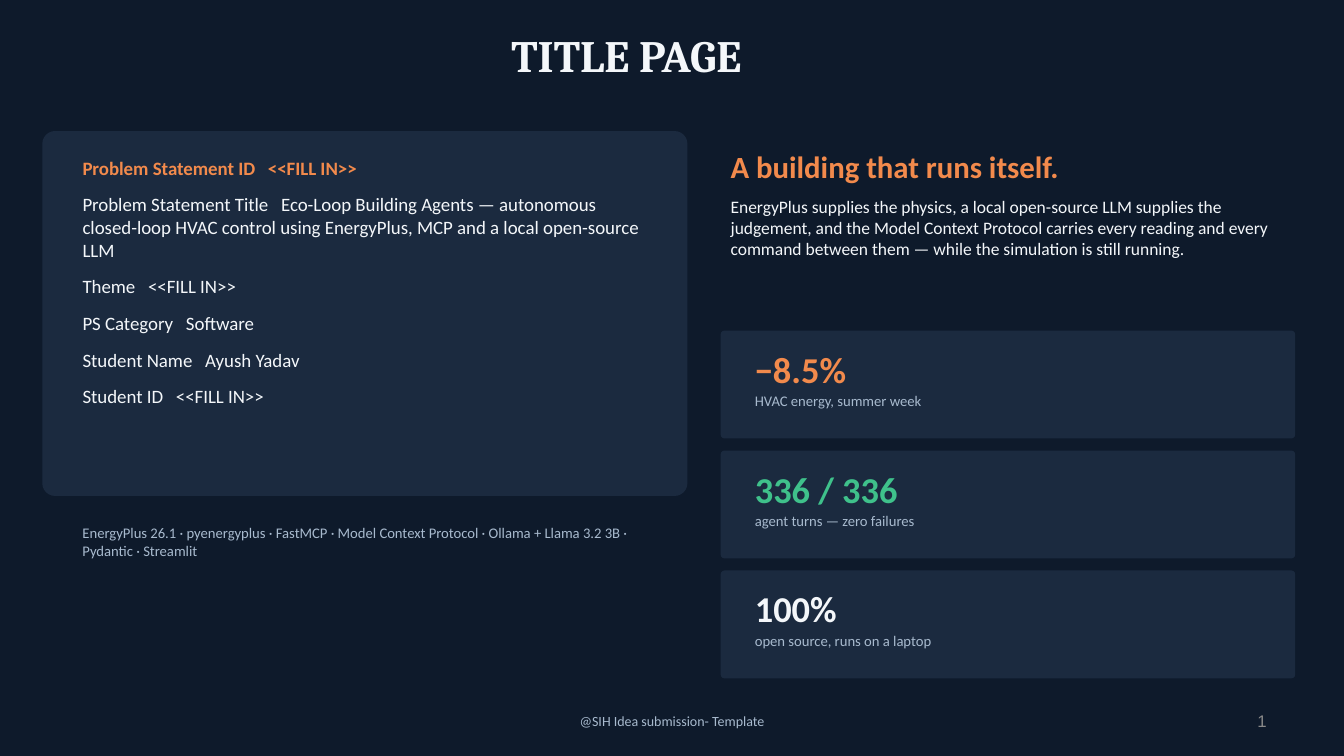
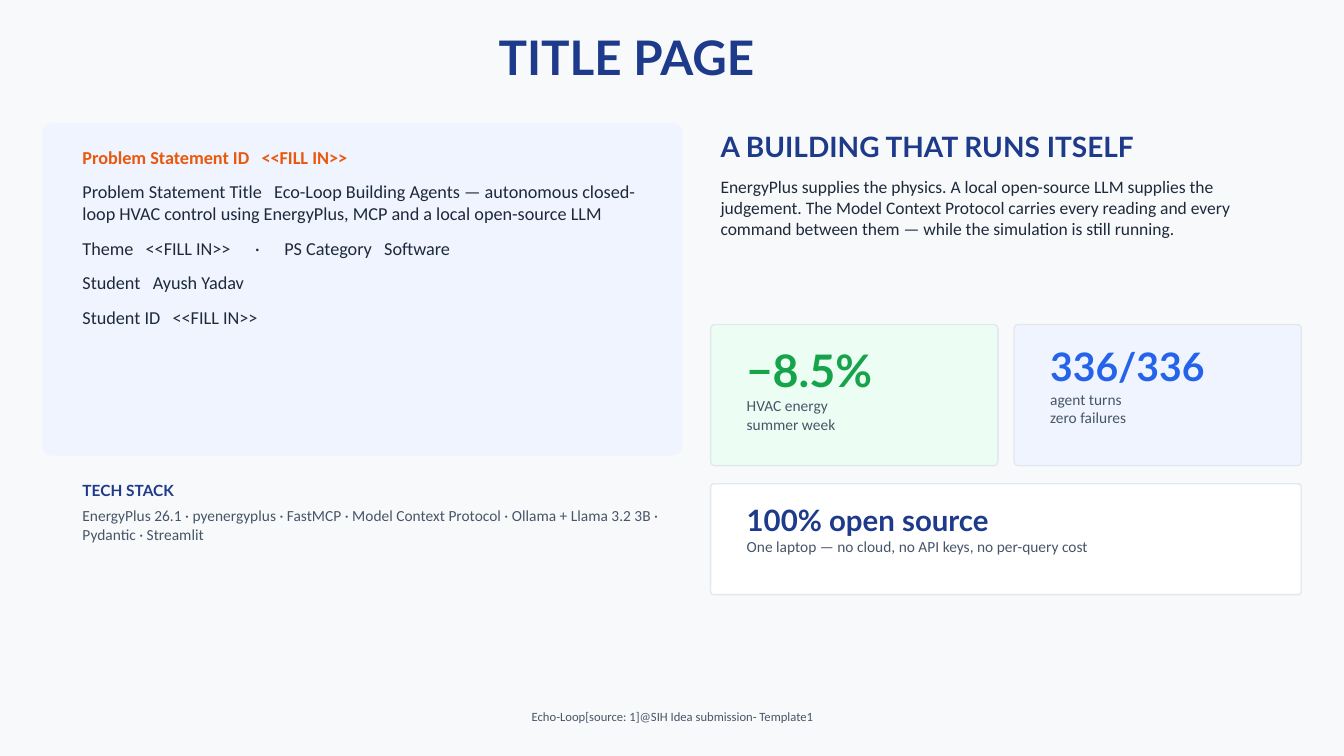
Before and after one commit to ayushYadav1107/Eco_loop_building_agents, a slide deck: slide 1 of deck/Eco-Loop_Building_Agents_Idea.pptx. Drawn at 1344x756 pixels with LibreOffice and Linux fonts; fonts in the diff are those of the drawing. Boxes give left, top, right and bottom in pixels: in the first picture for what was removed or moved away, otherwise in the second. Text is boxed around its words. In the diff, an @@ line names an element or a change of style, - is before the commit and + after.

```diff
--- a/deck/Eco-Loop_Building_Agents_Idea.pptx
+++ b/deck/Eco-Loop_Building_Agents_Idea.pptx
@@ background #0E1A2B to #F8F9FA @@
@@ text "TITLE PAGE" at <box>499,40,754,76</box>: size 32 to 34 pt, font Cambria to Lato, text colour #F4F7FA to #1E3A8A @@
@@ rounded rectangle: place and size @@
-rounded rectangle at <box>42,131,688,496</box>
+rounded rectangle at <box>42,123,683,456</box>
@@ rounded rectangle at <box>42,123,683,456</box>: fill #1B2A3F to #EFF4FF; proportions changed @@
@@ text "Problem Statement ID <<FILL IN>>": place and size @@
-text "Problem Statement ID <<FILL IN>>" at <box>83,161,639,403</box>
+text "Problem Statement ID <<FILL IN>>" at <box>82,151,635,324</box>
@@ text at <box>721,136,1230,238</box>: text changed; text colour #F4F7FA to #1E293B @@
-A building that runs itself.
-EnergyPlus supplies the physics, a local open-source LLM supplies the judgement, and the Model Context Protocol carries every reading and every command between them — while the simulation is still running.
+A BUILDING THAT RUNS ITSELF
+EnergyPlus supplies the physics. A local open-source LLM supplies the judgement. The Model Context Protocol carries every reading and every command between them — while the simulation is still running.
@@ text at <box>82,151,635,324</box>: size 13.5 to 13 pt in "Problem Statement ID <<FILL IN>>", "Problem Statement Title Eco-Loop Building Agents — ...", "Student ID <<FILL IN>>"; text colour #F28A4C to #EA580C in "Problem Statement ID <<FILL IN>>"; text colour #F4F7FA to #1E293B in "Problem Statement Title Eco-Loop Building Agents — ...", "Student ID <<FILL IN>>"; less space between paragraphs @@
@@ text at <box>82,242,450,292</box>: text changed; size 13.5 to 13 pt; text colour #F4F7FA to #1E293B @@
-Theme <<FILL IN>>
-PS Category Software
-Student Name Ayush Yadav
+Theme <<FILL IN>> · PS Category Software
+Student Ayush Yadav
@@ rounded rectangle added at <box>711,325,998,466</box>, fill #ECFDF3, outline #E2E8F0 1 pt @@
@@ rounded rectangle added at <box>1014,325,1302,466</box>, fill #EFF4FF, outline #E2E8F0 1 pt @@
@@ rounded rectangle removed at <box>721,331,1296,439</box> @@
@@ text "−8.5%": place and size @@
-text "−8.5%" at <box>755,358,921,409</box>
+text "−8.5%" at <box>747,354,872,430</box>
@@ text at <box>747,354,872,388</box>: size 26 to 32 pt, font Calibri to Lato, text colour #F28A4C to #16A34A in "−8.5%"; less space between paragraphs @@
@@ text at <box>1050,352,1205,423</box>: text changed; size 10.5 to 11 pt; text colour #A8BACE to #475569 @@
-336 / 336
-agent turns — zero failures
+336/336
+agent turns
+zero failures
@@ text at <box>747,401,835,430</box>: text changed; size 10.5 to 11 pt; text colour #A8BACE to #475569 @@
-HVAC energy, summer week
+HVAC energy
+summer week
@@ text "TECH STACK": place and size @@
-text "TECH STACK" at <box>82,528,620,559</box>
+text "TECH STACK" at <box>82,484,650,543</box>
@@ text at <box>82,484,174,496</box>: paragraph added @@
+TECH STACK
@@ rounded rectangle: place and size @@
-rounded rectangle at <box>721,451,1296,559</box>
+rounded rectangle at <box>711,484,1302,595</box>
@@ rounded rectangle at <box>711,484,1302,595</box>: fill #1B2A3F to #FFFFFF; outline none to #E2E8F0 1 pt; proportions changed @@
@@ text at <box>747,509,1088,555</box>: text changed; size 10.5 to 11 pt; text colour #A8BACE to #475569 @@
-100%
-open source, runs on a laptop
+100% open source
+One laptop — no cloud, no API keys, no per-query cost
@@ text at <box>82,510,650,543</box>: size 10.5 to 11 pt, text colour #A8BACE to #475569; more space between paragraphs @@
@@ rounded rectangle removed at <box>721,571,1296,679</box> @@
@@ text "Echo-Loop[source: 1]@SIH Idea submission- Template1" at <box>532,712,813,723</box>: vertical alignment middle to top @@
@@ text at <box>532,712,813,723</box>: text changed; size 10 to 9 pt; text colour #A8BACE to #475569 @@
-@SIH Idea submission- Template
+Echo-Loop[source: 1]@SIH Idea submission- Template1
@@ page number removed at <box>1257,715,1266,727</box> @@
-1
```
Also in this commit, not shown: 5 other slides changed, 8 other files.
